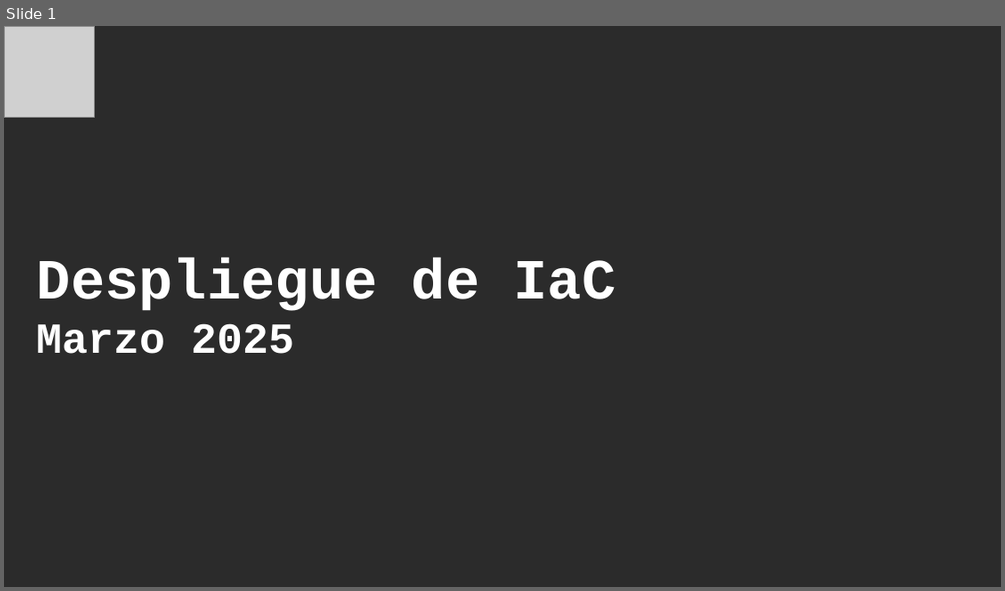
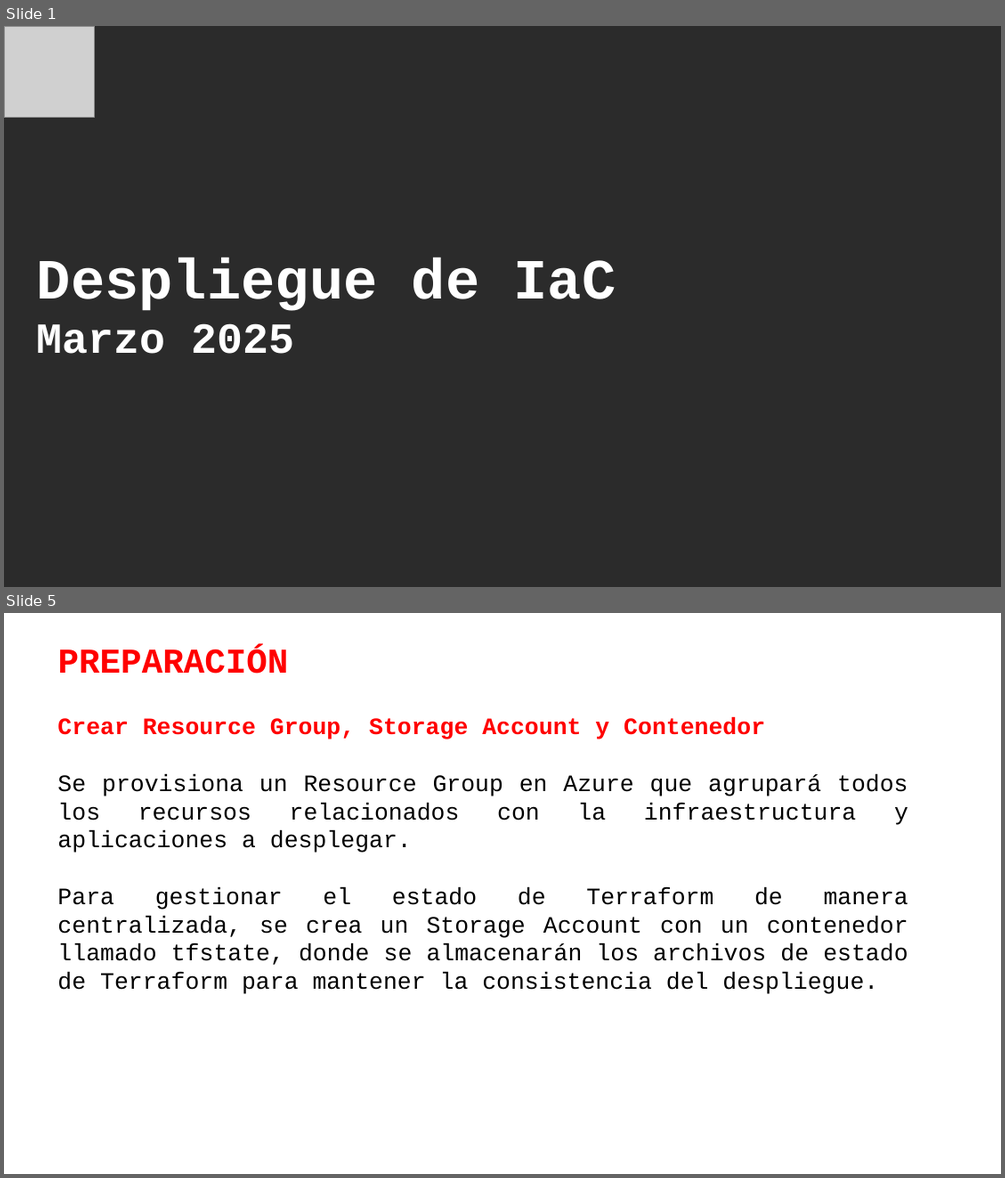
Before and after one commit to JorgeNeir/LabsGit, a slide deck: Despliegue IaC.pptx. Shown one above the other, each under a label of ours: slide 1 before the commit, slides 1 and 5 after it; the slides between them are not shown. The pictures are 1005x591 and 1005x1178 pixels, drawn with LibreOffice and Linux fonts; fonts in the diff are those of the drawing; grey boxes stand for pictures; background and template pictures are left out; a plain dark background stands for a picture behind light text. Boxes give left, top, right and bottom in pixels: in the first picture for what was removed or moved away, otherwise in the second. Text is boxed around its words. In the diff, an @@ line names an element or a change of style, - is before the commit and + after.

```diff
--- a/Despliegue IaC.pptx
+++ b/Despliegue IaC.pptx
@@ slide 5 added at (4, 613, 1001, 1174), background picture (left out) @@
@@ title added at (58, 648, 289, 674), 25.2 pt, text #FF0000, bold @@
+PREPARACIÓN
@@ text added at (57, 718, 908, 994), 17 pt, text #000000 @@
+Crear Resource Group, Storage Account y Contenedor
+Se provisiona un Resource Group en Azure que agrupará todos los recursos relacionados con la infraestructura y aplicaciones a desplegar.
+Para gestionar el estado de Terraform de manera centralizada, se crea un Storage Account con un contenedor llamado tfstate, donde se almacenarán los archivos de estado de Terraform para mantener la consistencia del despliegue.
```
Also in this commit, not shown: 1 slide changed, 5 other slides added, 6 slides removed.
